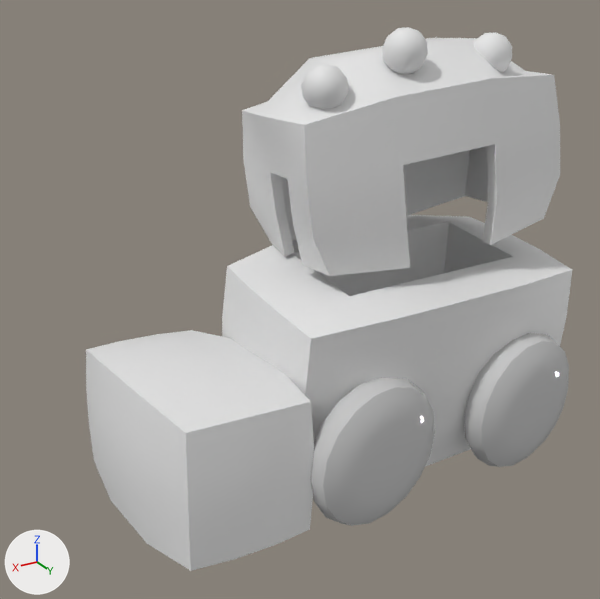
Two versions of the FBX model Assets/Models/Clown Monster Car.FBX, one commit apart.
Rendered twice from a camera (50 mm lens) standing at (1.25, 2.78, 1.57) and looking at (0.04, 0.77, 0.57). The lights are fixed; the arrows at lower left show +X, +Y and +Z. Where no turn or scale is listed for an object, it has been applied to the vertices.

The first picture shows 'Box003', 'Clown Monster Frame', 'Main head', 'Sphere008', 'Sphere009', 'Sphere010', 'Wheel FL001', 'Wheel FL002'.
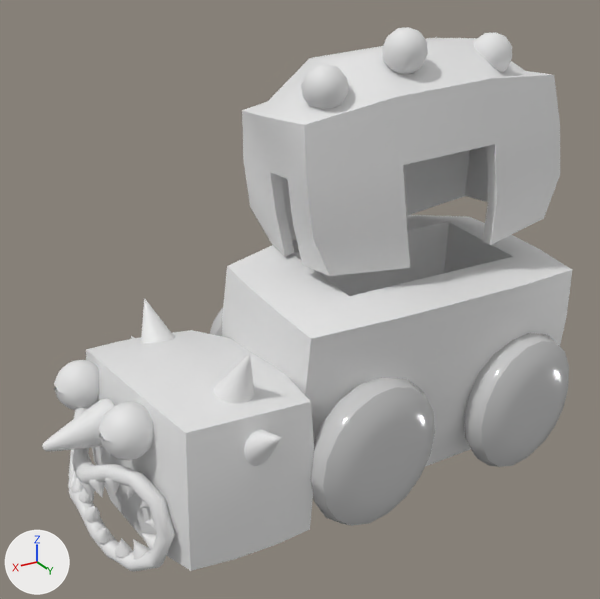
Commit message: Fixed cars

What differs and where, as boxes (x1, y1, x2, y2) in the pictures (600 x 599 px):
```json
{"object": "Lips", "change": "added", "after": [68, 407, 175, 572]}
{"object": "Sphere005", "change": "added", "after": [99, 402, 154, 461]}
{"object": "Teeth", "change": "added", "after": [68, 453, 157, 559]}
{"object": "Cone001", "change": "added", "after": [42, 398, 115, 451]}
{"object": "Sphere003", "change": "added", "after": [54, 360, 99, 410]}
{"object": "Cone003", "change": "added", "after": [213, 353, 254, 403]}
{"object": "Cone004", "change": "added", "after": [244, 430, 282, 466]}
{"object": "Cone002", "change": "added", "after": [141, 298, 175, 343]}
{"object": "Wheel FL004", "change": "added", "after": [210, 307, 223, 336]}
```

Scene script edits in JSON lines:
```json
{"op": "add", "block": "me_mesh_012", "code": ["me_mesh_012 = bpy.data.meshes.new('Mesh.012')", "me_mesh_012.from_pydata(...)  # 172 vertices, 338 faces; spans x -0.006..0.257, y -0.067..0.068, z -0.07..0.066"]}
{"op": "add", "block": "me_mesh_017", "code": ["me_mesh_017 = bpy.data.meshes.new('Mesh.017')", "me_mesh_017.from_pydata(...)  # 122 vertices, 240 faces; spans x -0.047..0.07, y -0.098..0.063, z -0.093..0.045"]}
{"op": "add", "block": "me_mesh_019", "code": ["me_mesh_019 = bpy.data.meshes.new('Mesh.019')", "me_mesh_019.from_pydata(...)  # 5428 vertices, 10763 faces; spans x 0.086..0.246, y -0.287..0.302, z -0.104..0.153"]}
{"op": "add", "block": "me_mesh_016", "code": ["me_mesh_016 = bpy.data.meshes.new('Mesh.016')", "me_mesh_016.from_pydata(...)  # 122 vertices, 240 faces; spans x -0.046..0.071, y -0.081..0.031, z -0.094..0.073"]}
{"op": "add", "block": "me_mesh_014", "code": ["me_mesh_014 = bpy.data.meshes.new('Mesh.014')", "me_mesh_014.from_pydata(...)  # 62 vertices, 120 faces; spans x -0.0628..0.0628, y -0.0633..0.0633, z -0.0645..0.0645"]}
{"op": "add", "block": "me_mesh_015", "code": ["me_mesh_015 = bpy.data.meshes.new('Mesh.015')", "me_mesh_015.from_pydata(...)  # 122 vertices, 240 faces; spans x -0.062..0.056, y -0.04..0.091, z -0.098..0.067"]}
{"op": "add", "block": "me_mesh_013", "code": ["me_mesh_013 = bpy.data.meshes.new('Mesh.013')", "me_mesh_013.from_pydata(...)  # 67 vertices, 120 faces; spans x -0.074..0.075, y -0.075..0.075, z -0.076..0.076"]}
{"op": "add", "block": "me_mesh_018", "code": ["me_mesh_018 = bpy.data.meshes.new('Mesh.018')", "me_mesh_018.from_pydata(...)  # 288 vertices, 576 faces; spans x 0.078..0.252, y -0.326..0.341, z -0.137..0.182"]}
{"op": "add", "block": "ob_cone001", "code": ["ob_cone001 = bpy.data.objects.new('Cone001', me_mesh_012)", "ob_cone001.location = (0.639, 0.746, 0.32)"]}
{"op": "add", "block": "ob_wheel_fl004", "code": ["ob_wheel_fl004 = bpy.data.objects.new('Wheel FL004', me_mesh_005)", "ob_wheel_fl004.parent = ob_clown_monster_frame", "ob_wheel_fl004.location = (-3.519, -8.959, 8.305)", "ob_wheel_fl004.rotation_euler = (-0.0532, -2.841, 1.66)  # degrees (-3, -163, 95)", "ob_wheel_fl004.scale = (-0.784, -0.909, -1.02)"]}
{"op": "add", "block": "ob_cone004", "code": ["ob_cone004 = bpy.data.objects.new('Cone004', me_mesh_017)", "ob_cone004.location = (0.377, 1.159, 0.383)"]}
{"op": "add", "block": "ob_teeth", "code": ["ob_teeth = bpy.data.objects.new('Teeth', me_mesh_019)", "ob_teeth.location = (0.537, 0.767, 0.13)"]}
{"op": "add", "block": "ob_cone003", "code": ["ob_cone003 = bpy.data.objects.new('Cone003', me_mesh_016)", "ob_cone003.location = (0.372, 1.02, 0.516)"]}
{"op": "add", "block": "ob_sphere002", "code": ["ob_sphere002 = bpy.data.objects.new('Sphere002', me_mesh_014)", "ob_sphere002.location = (0.678, 0.545, 0.346)"]}
{"op": "add", "block": "ob_cone002", "code": ["ob_cone002 = bpy.data.objects.new('Cone002', me_mesh_015)", "ob_cone002.location = (0.406, 0.451, 0.458)"]}
{"op": "add", "block": "ob_sphere003", "code": ["ob_sphere003 = bpy.data.objects.new('Sphere003', me_mesh_013)", "ob_sphere003.location = (0.678, 0.545, 0.346)"]}
{"op": "add", "block": "ob_sphere005", "code": ["ob_sphere005 = bpy.data.objects.new('Sphere005', me_mesh_013.copy())", "ob_sphere005.location = (0.664, 0.926, 0.386)"]}
{"op": "add", "block": "ob_lips", "code": ["ob_lips = bpy.data.objects.new('Lips', me_mesh_018)", "ob_lips.location = (0.535, 0.767, 0.13)"]}
```
